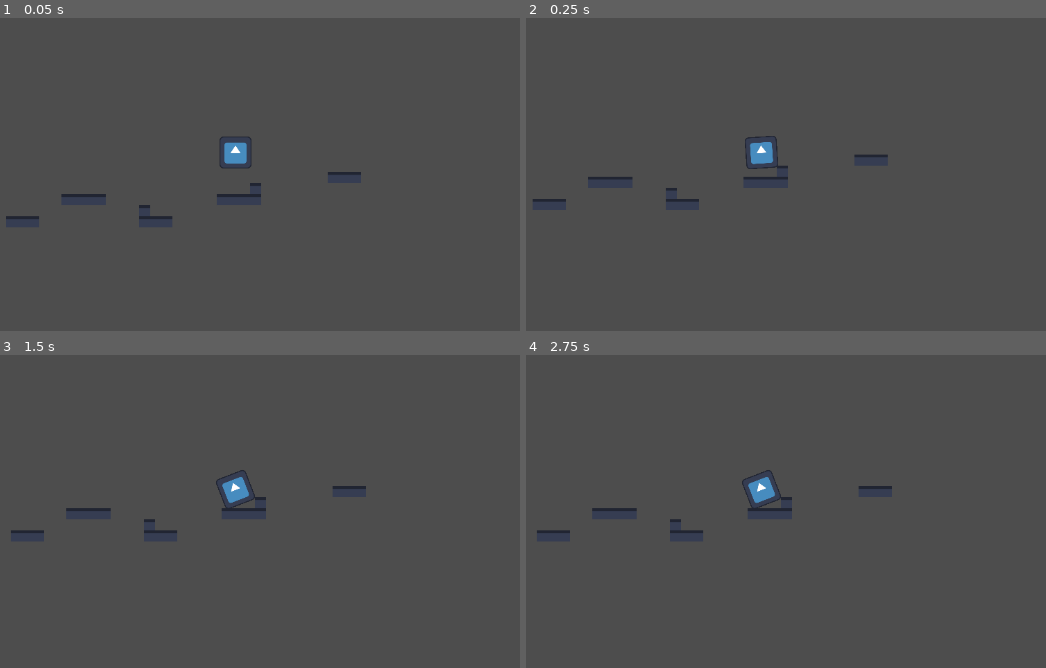
Above: before the commit, frames 1-4 (two rows, left to right).
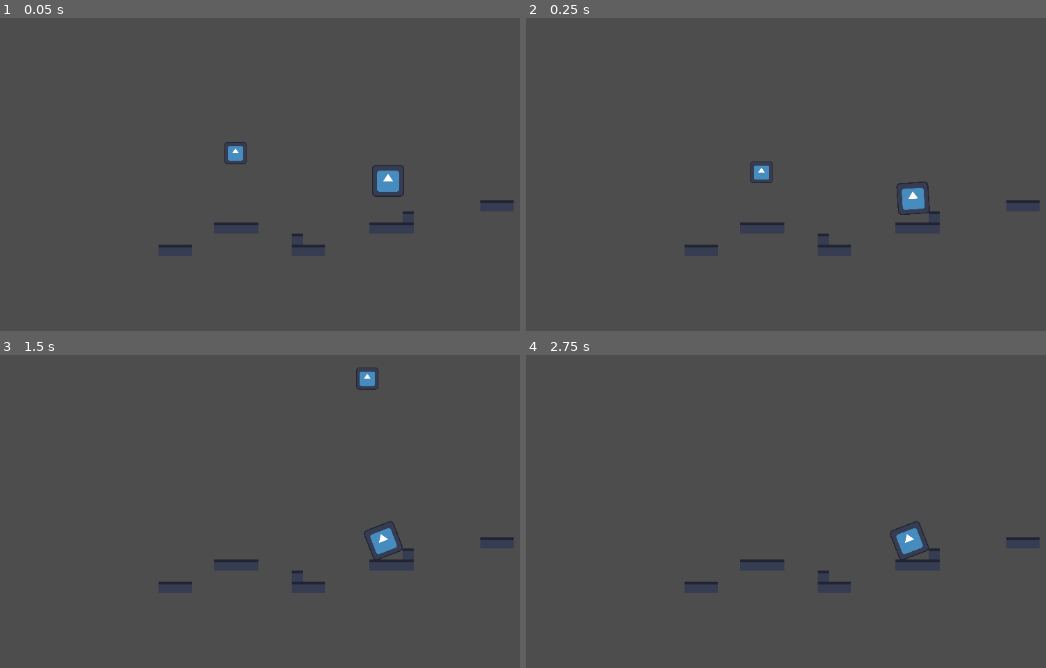
Above: after the commit, the same moments.

Repository: DamianGiannaccini/Hello-World-CUHackit
Game: Godot game, scene res://Main.tscn
The game is run twice, just before and just after one commit, with the same random seed, the same clock (stepped at 60 frames per second) and the same inputs. The engine's default icon, where the game draws it, is replaced by a stand-in: a white triangle on a blue panel in a dark square.
Inputs:
- Up to frame 1 (0.05 s): no input
- Up to frame 2 (0.25 s): no input
- Up to frame 3 (1.5 s): hold D (Right) from 0.53 s (still down); tap W (Jump) at 0.6, 0.77, 1.07, 1.35 s
- Up to frame 4 (2.75 s): tap W (Jump) at 1.52, 1.82, 2.1 s; release D (Right) at 2.03 s; hold A (Left) from 2.03 s (still down)

The runs differ from the first frame. In frame 1, 1.6% of the frame differs, in the area x 1-99%, y 38-74%; in frame 2, 1.7%; in frame 3, 1.9%, in the area x 2-99%, y 4-74%; in frame 4, 1.7%.

Commit message:
playermovementwork
the player can move and jump

Diff:
--- a/cu-hackit-hello-world/Main.tscn
+++ b/cu-hackit-hello-world/Main.tscn
@@ -2,6 +2,7 @@
 
 [ext_resource type="Script" uid="uid://ccp7g40tfb3i" path="res://Camera.gd" id="1_uu6xs"]
 [ext_resource type="Texture2D" uid="uid://bdsucn8y8bau5" path="res://icon.svg" id="2_r0du0"]
+[ext_resource type="PackedScene" uid="uid://b5nxf7a0gsuy5" path="res://player.tscn" id="3_r0du0"]
 
 [sub_resource type="RectangleShape2D" id="RectangleShape2D_uu6xs"]
 
@@ -92,8 +93,12 @@
 
 [node name="Camera2D" type="Camera2D" parent="." unique_id=534792150 node_paths=PackedStringArray("target")]
 script = ExtResource("1_uu6xs")
-target = NodePath("../RigidBody2D/Sprite2D")
+target = NodePath("../Node2D")
 
 [node name="TileMapLayer" type="TileMapLayer" parent="." unique_id=1769999956]
 tile_map_data = PackedByteArray("AAABAAAAAAABAAAAAAACAAAAAAABAAAAAAADAAAAAAABAAAAAAAGAP7/AAABAAAAAAAHAP7/AAABAAAAAAAIAP …(224 unchanged characters)…
 tile_set = SubResource("TileSet_fos0i")
+
+[node name="Node2D" parent="." unique_id=1730243485 instance=ExtResource("3_r0du0")]
+position = Vector2(127, -133)
+scale = Vector2(0.24906938, 0.24525562)
--- /dev/null
+++ b/cu-hackit-hello-world/character.gd
@@ -0,0 +1,25 @@
+extends CharacterBody2D
+
+
+const SPEED = 200.0
+const JUMP_VELOCITY = -700.0
+
+
+func _physics_process(delta: float) -> void:
+	# Add the gravity.
+	if not is_on_floor():
+		velocity += get_gravity() * delta
+
+	# Handle jump.
+	if Input.is_action_just_pressed("Jump") and is_on_floor():
+		velocity.y = JUMP_VELOCITY
+
+	# Get the input direction and handle the movement/deceleration.
+	# As good practice, you should replace UI actions with custom gameplay actions.
+	var direction := Input.get_axis("Left", "Right")
+	if direction:
+		velocity.x = direction * SPEED
+	else:
+		velocity.x = move_toward(velocity.x, 0, SPEED)
+
+	move_and_slide()
--- a/cu-hackit-hello-world/player.tscn
+++ b/cu-hackit-hello-world/player.tscn
@@ -1,6 +1,7 @@
 [gd_scene format=3 uid="uid://b5nxf7a0gsuy5"]
 
 [ext_resource type="Texture2D" uid="uid://bdsucn8y8bau5" path="res://icon.svg" id="1_4flbx"]
+[ext_resource type="Script" uid="uid://dwvcgwe42x3k4" path="res://character.gd" id="1_onrkg"]
 
 [sub_resource type="CapsuleShape2D" id="CapsuleShape2D_onrkg"]
 radius = 73.0
@@ -9,6 +10,7 @@
 [node name="Node2D" type="Node2D" unique_id=1730243485]
 
 [node name="Character" type="CharacterBody2D" parent="." unique_id=2026999712]
+script = ExtResource("1_onrkg")
 
 [node name="CollisionShape2D" type="CollisionShape2D" parent="Character" unique_id=341407007]
 shape = SubResource("CapsuleShape2D_onrkg")
Not shown, added: cu-hackit-hello-world/character.gd.uid
